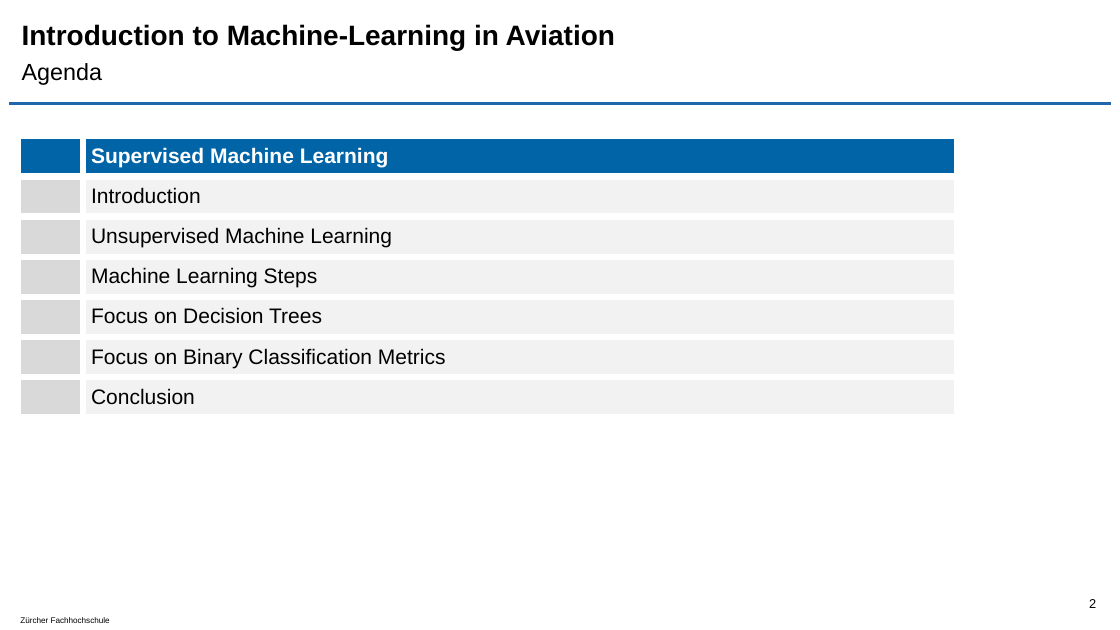
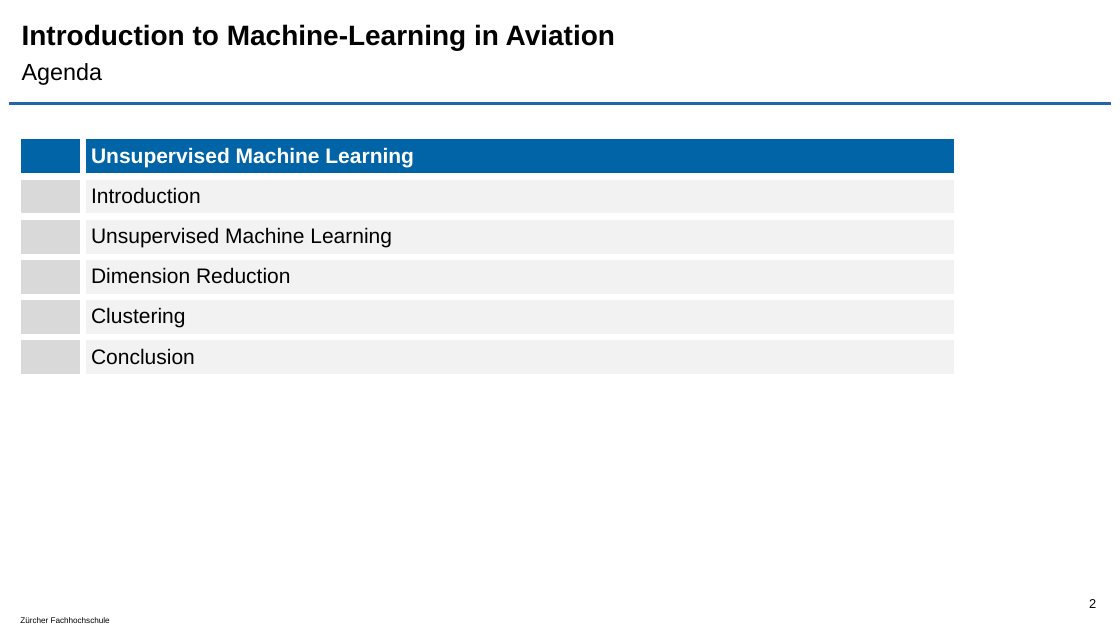
Before and after one commit to ZHAW-ZAV/TSO-FS25-students, a slide deck: slide 2 of 07_unsupervised_ml/Intro_Unsupervised_ML.pptx. Drawn at 1120x630 pixels with LibreOffice and Linux fonts; fonts in the diff are those of the drawing; background and template pictures are left out. Boxes give left, top, right and bottom in pixels: in the first picture for what was removed or moved away, otherwise in the second. Text is boxed around its words. In the diff, an @@ line names an element or a change of style, - is before the commit and + after.

Commit message:
slides updated

```diff
--- a/07_unsupervised_ml/Intro_Unsupervised_ML.pptx
+++ b/07_unsupervised_ml/Intro_Unsupervised_ML.pptx
@@ table at bbox=[18, 136, 958, 386] @@
-row 1, column 2: Supervised Machine Learning
+row 1, column 2: Unsupervised Machine Learning
-row 4:  | Machine Learning Steps
-row 5:  | Focus on Decision Trees
-row 6:  | Focus on Binary Classification Metrics
+row 4:  | Dimension Reduction
+row 5:  | Clustering
```
